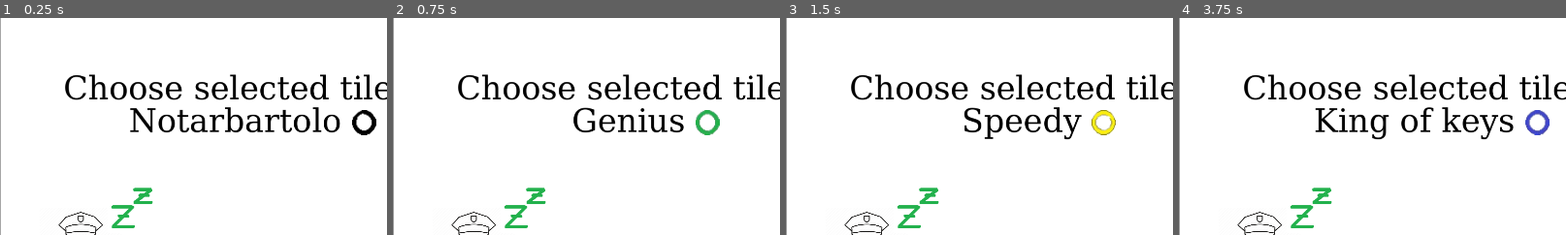
Above: before the commit, frames 1-4 (left to right).
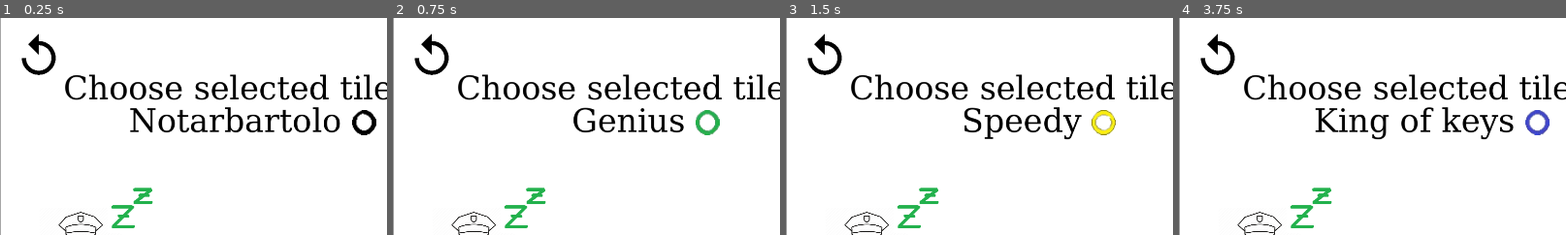
Above: after the commit, the same moments.

Repository: GratefulKahuna/Boardgame
Game: Godot game, scene res://scenes/Main.tscn
Same seed, same stepped clock (60 frames per second), same inputs: the game is played once before the commit and once after it.
Inputs (mouse positions are % of the whole screen's width and height, from its top left):
- Up to frame 1 (0.25 s): no input
- Up to frame 2 (0.75 s): tap Enter at 0.5 s; move the mouse to (84, 47) at 0.52 s; click (84, 47) at 0.6 s
- Up to frame 3 (1.5 s): tap Space at 1.25 s; click (84, 47) at 1.35 s
- Up to frame 4 (3.75 s): tap Enter at 2, 3.5 s; move the mouse to (11, 54) at 2.02 s; click (11, 54) at 2.1 s; tap Space at 2.75 s; move the mouse to (45, 70) at 2.77 s; click (45, 70) at 2.85 s; move the mouse to (80, 65) at 3.52 s; click (80, 65) at 3.6 s
The pictures show only the part of the screen within x 0-50%, y 0-50%; the shares and areas given below are measured in that part.

The runs differ from the first frame. In frame 1, 0.6% of the frame differs, in the area x 5-15%, y 7-27%; in frame 2, 0.6%; in frame 3, 0.6%; in frame 4, 0.6%.

Commit message:
Undo knop werkt (vgm) en een alarm geluid gaat af wanneer de max hoeveelheid alarm kaarten zijn getrokken.

Diff:
--- /dev/null
+++ b/Music/alarm.tscn
@@ -0,0 +1,6 @@
+[gd_scene load_steps=2 format=3 uid="uid://bu8w6cq8f462k"]
+
+[ext_resource type="AudioStream" uid="uid://cs04koh8hijiv" path="res://Music/Fire Alarm Bell.mp3" id="1_vghtb"]
+
+[node name="Alarm" type="AudioStreamPlayer2D"]
+stream = ExtResource("1_vghtb")
--- a/project.godot
+++ b/project.godot
@@ -23,7 +23,7 @@
 
 window/size/viewport_width=1920
 window/size/viewport_height=1080
-window/size/mode=2
+window/size/mode=3
 
 [input]
 
--- a/scenes/Main.gd
+++ b/scenes/Main.gd
@@ -11,6 +11,12 @@
 var current_player_index = 0
 var can_drag = true
 
+var all_players_index = {"Notarbartolo": 0, "Genius": 1, "Speedy": 2, "King of keys": 3, "Monster": 4}
+
+var tile_stack = []
+var tile_value_stack = []
+var player_stack = []
+
 var alarm_max = randi_range(4, 7)
 var alarm_level = 0
 
@@ -19,6 +25,7 @@
 @onready var phase1_music = $Phase_1
 @onready var phase2_music = $Phase_2
 @onready var phase3_music = $Phase_3
+@onready var alarm = $Alarm
 var current_music = "phase1"
 
 @onready var label = $Label
@@ -104,10 +111,11 @@
 
 @onready var choose_dragged_screen = $choose_dragged
 
-enum state {CHOOSING_TILE, DRAGGING_PLAYER, UNLOCK_ROLLING, INACTIVE}
+enum state {CHOOSING_TILE, DRAGGING_PLAYER, UNLOCK_ROLLING, INACTIVE, SECOND_PHASE}
 
 var current_state = state.CHOOSING_TILE
 var rolled_number = 0
+var alarm_tripped = false
 
 
 # Called when the node enters the scene tree for the first time.
@@ -123,7 +131,6 @@
 	choose_tile_text()
 	caution_level_label.push_color("green")
 	caution_level_label.append_text("Clear")
-	print(alarm_max)
 
 func toggle_dice_areas():
 	for die in all_dice:
@@ -154,6 +161,13 @@
 		label.clear()
 		label.text = "All tiles unlocked"
 		current_state = state.INACTIVE
+	if alarm_level >= alarm_max and not alarm_tripped:
+		label.clear()
+		label.append_text("Alarm tripped!!!")
+		alarm.play()
+		current_state = state.SECOND_PHASE
+		alarm_tripped = true
+
 
 	if alarm_level >= (alarm_max / 3):
 		if alarm_level >= (alarm_max / 3) * 2 and current_music == "phase2":
@@ -175,9 +189,11 @@
 
 
 func move_player(tile, str):
+	tile_stack.push_back(Global.player_tile_dict[Global.current_player])
+	player_stack.push_back(Global.current_player)
+
 	if Global.player_tile_dict[Global.current_player] != tile:
 		Global.player_tile_dict[Global.current_player].get_tree().get_nodes_in_group(Global.current_player)[0].queue_free()
-
 		Global.player_tile_dict[Global.current_player] = tile
 		Global.player_tile_str_dict[Global.current_player] = str
 		tile.add_child(all_players[current_player_index].instantiate())
@@ -195,6 +211,8 @@
 
 func reduce_number(number):
 	if(Global.player_tile_str_dict[Global.current_player] != "Antwerp_world_diamond_centre"):
+		tile_value_stack.push_back(Global.player_dict[Global.current_player])
+		player_stack.push_back(Global.current_player)
 
 		var current_num = Global.player_dict[Global.current_player] - number
 		if (current_num <= 0):
@@ -282,6 +300,8 @@
 
 
 func drag_player(player_to_drag, player_to_drag_index):
+	tile_stack.push_back(Global.player_tile_dict[player_to_drag])
+	player_stack.push_back(player_to_drag)
 	Global.player_tile_dict[player_to_drag].get_tree().get_nodes_in_group(player_to_drag)[0].queue_free()
 
 	Global.player_tile_dict[player_to_drag] = Global.player_tile_dict["Monster"]
@@ -321,6 +341,7 @@
 
 func _on_nobody_choice_clicked():
 	if	(current_state == state.DRAGGING_PLAYER):
+		player_stack.push_back("nobody")
 		toggle_dragged_screen()
 		current_player_index = 0
 		Global.nextPlayer()
@@ -454,3 +475,62 @@
 	cop_outline.visible = true
 	await get_tree().create_timer(0.1).timeout
 	cop_outline.visible = false
+
+
+func _on_redo_area_clicked():
+	if player_stack.size() < 1:
+		return
+	if current_player_index == 0 and current_state == state.UNLOCK_ROLLING:
+		Global.current_player = "Monster"
+		var dragged_player = player_stack.pop_back()
+		if dragged_player == "Notarbartolo":
+			player_stack.pop_back()
+			var previous_value = tile_value_stack.pop_back()
+			Global.player_dict[dragged_player] = previous_value
+			Global.tile_dict[Global.player_tile_str_dict[dragged_player]] = previous_value
+			Global.player_tile_dict[dragged_player].set_texture(load(str("res://images/tiles/numbers/", previous_value, ".png")))
+		elif dragged_player != "nobody":
+			var dragged_tile = tile_stack.pop_back()
+
+			Global.player_tile_dict[dragged_player].get_tree().get_nodes_in_group(dragged_player)[0].queue_free()
+			Global.player_tile_dict[dragged_player] = dragged_tile
+			dragged_tile.add_child(all_players[all_players_index[dragged_player]].instantiate())
+
+		toggle_dragged_screen()
+		current_state = state.DRAGGING_PLAYER
+		current_player_index = 4
+		toggle_dice_areas()
+		choose_tile_text()
+
+	elif (current_state == state.CHOOSING_TILE or current_state == state.DRAGGING_PLAYER) and not (player_stack.size() > 1 and current_player_index == 0):
+		if tile_stack.size() > 0:
+			Global.current_player = player_stack.pop_back()
+			var previous_tile = tile_stack.pop_back()
+			Global.player_tile_dict[Global.current_player].get_tree().get_nodes_in_group(Global.current_player)[0].queue_free()
+			Global.player_tile_dict[Global.current_player] = previous_tile
+			if current_player_index != 0:
+
+				if current_state == state.DRAGGING_PLAYER:
+					toggle_dragged_screen()
+					current_state = state.CHOOSING_TILE
+				else:
+					current_player_index -= 1
+				previous_tile.add_child(all_players[current_player_index].instantiate())
+				choose_tile_text()
+
+
+	elif current_player_index == 0 and current_state == state.CHOOSING_TILE and player_stack.size() > 1 or current_state == state.UNLOCK_ROLLING:
+
+			Global.current_player = player_stack.pop_back()
+			var previous_value = tile_value_stack.pop_back()
+			Global.player_dict[Global.current_player] = previous_value
+			Global.tile_dict[Global.player_tile_str_dict[Global.current_player]] = previous_value
+			Global.player_tile_dict[Global.current_player].set_texture(load(str("res://images/tiles/numbers/", previous_value, ".png")))
+			if current_player_index == 0:
+				current_player_index = 4
+				current_state = state.UNLOCK_ROLLING
+				toggle_dice_areas()
+			else:
+				current_player_index -= 1
+			print("here?")
+			choose_dice_text()
--- a/scenes/Main.tscn
+++ b/scenes/Main.tscn
@@ -25,6 +25,8 @@
 [ext_resource type="PackedScene" uid="uid://1l0s2j334qxl" path="res://Music/phase_3.tscn" id="23_mri8g"]
 [ext_resource type="Texture2D" uid="uid://dplhjvdpd1u0m" path="res://images/Alarm_meter/Zz_clear.png" id="24_qmo2u"]
 [ext_resource type="Texture2D" uid="uid://bjcwbmpulwbdw" path="res://images/Alarm_meter/cop_outline-modified.png" id="25_f5vej"]
+[ext_resource type="Texture2D" uid="uid://61oa5i1crwsu" path="res://images/undo.png" id="26_6ix43"]
+[ext_resource type="PackedScene" uid="uid://bu8w6cq8f462k" path="res://Music/alarm.tscn" id="26_rqf02"]
 
 [sub_resource type="CircleShape2D" id="CircleShape2D_33fkc"]
 radius = 73.0
@@ -84,6 +86,9 @@
 cache/0/16/0/scale = 1.0
 cache/0/16/0/kerning_overrides/16/0 = Vector2(0, 0)
 
+[sub_resource type="RectangleShape2D" id="RectangleShape2D_ivan5"]
+size = Vector2(565, 630)
+
 [node name="Main" type="Node2D"]
 script = ExtResource("1_ip28x")
 
@@ -568,6 +573,23 @@
 visible = false
 position = Vector2(203, 574)
 texture = ExtResource("25_f5vej")
+
+[node name="redo" type="Sprite2D" parent="."]
+position = Vector2(96, 90.0001)
+scale = Vector2(0.2, 0.2)
+texture = ExtResource("26_6ix43")
+
+[node name="redo_area" type="Area2D" parent="redo"]
+position = Vector2(-1060, -1472.5)
+script = ExtResource("6_62c75")
+
+[node name="CollisionShape2D" type="CollisionShape2D" parent="redo/redo_area"]
+position = Vector2(1082.5, 1485)
+scale = Vector2(1, 1)
+shape = SubResource("RectangleShape2D_ivan5")
+
+[node name="Alarm" parent="." instance=ExtResource("26_rqf02")]
+position = Vector2(961, 453)
 
 [connection signal="clicked" from="Die-1/die_area" to="." method="_on_die_area_clicked"]
 [connection signal="mouse_entered" from="Die-1/die_area" to="Die-1/die_area" method="_on_mouse_entered"]
@@ -695,3 +717,6 @@
 [connection signal="clicked" from="Cop/cop" to="." method="_on_cop_clicked"]
 [connection signal="mouse_entered" from="Cop/cop" to="Cop/cop" method="_on_mouse_entered"]
 [connection signal="mouse_exited" from="Cop/cop" to="Cop/cop" method="_on_mouse_exited"]
+[connection signal="clicked" from="redo/redo_area" to="." method="_on_redo_area_clicked"]
+[connection signal="mouse_entered" from="redo/redo_area" to="redo/redo_area" method="_on_mouse_entered"]
+[connection signal="mouse_exited" from="redo/redo_area" to="redo/redo_area" method="_on_mouse_exited"]
Not shown, added: Music/Fire Alarm Bell.mp3.import
Binary file added: images/undo.png
Not shown, added: images/undo.png.import
Not shown: 1 places in scenes/Main.tscn that only renumber resources
Not shown, added: Music/Fire Alarm Bell.mp3
